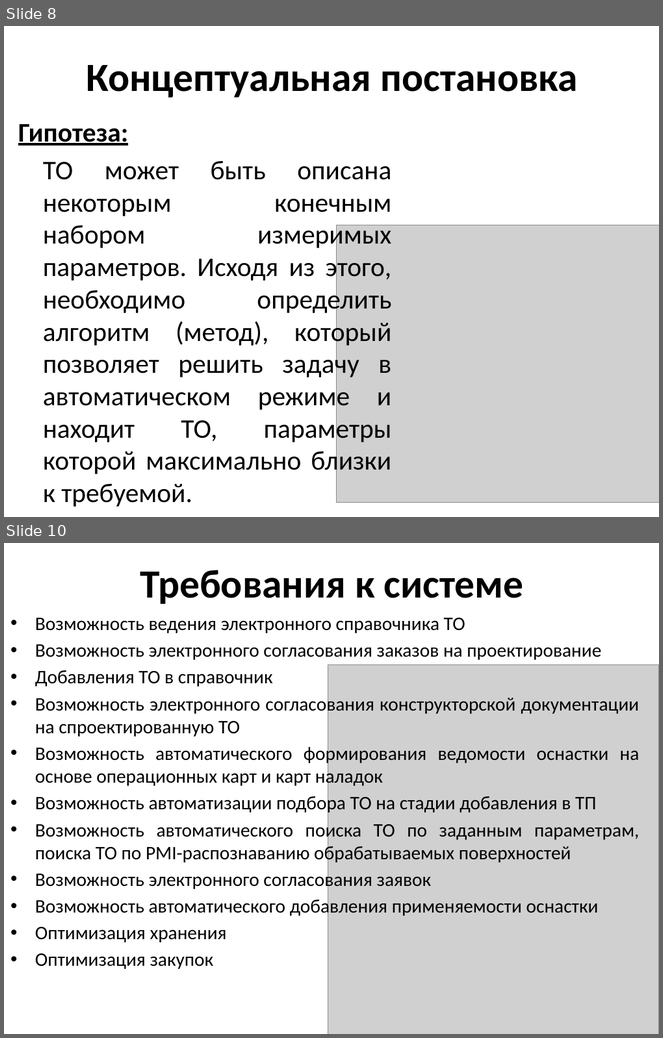
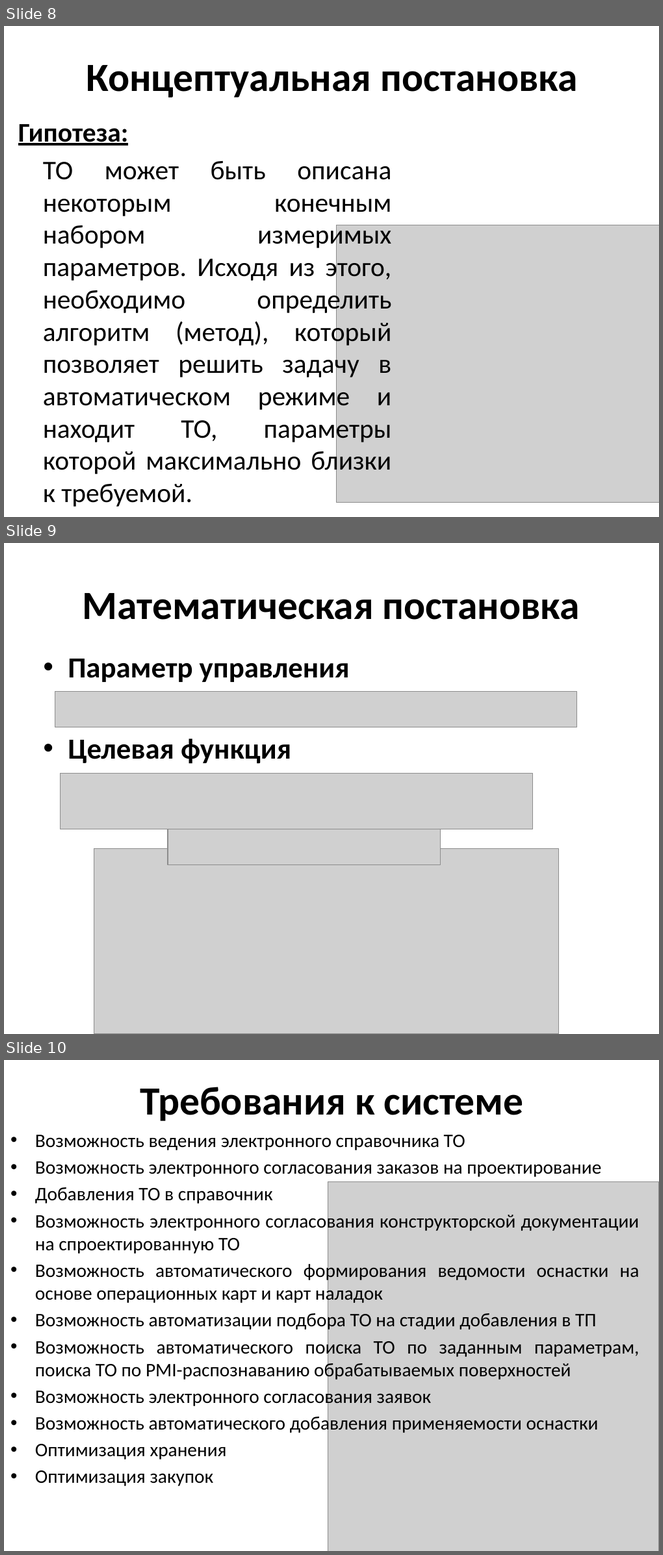
Before and after one commit to JulkaBotalova/NIR, a slide deck: НИР/Выступление 14.05.pptx. Shown one above the other, each under a label of ours: slides 8 and 10 before the commit, slides 8, 9 and 10 after it; the slides between them are not shown. The pictures are 663x1038 and 663x1555 pixels, drawn with LibreOffice and Linux fonts; fonts in the diff are those of the drawing; grey boxes stand for pictures. Boxes give left, top, right and bottom in pixels: in the first picture for what was removed or moved away, otherwise in the second. Text is boxed around its words. In the diff, an @@ line names an element or a change of style, - is before the commit and + after.

```diff
--- a/НИР/Выступление 14.05.pptx
+++ b/НИР/Выступление 14.05.pptx
@@ slide 9 added at box(4, 543, 659, 1034), background #FFFFFF @@
@@ title added at box(83, 593, 580, 620), 44 pt, text #000000, bold @@
+Математическая постановка
@@ text added at box(68, 659, 350, 764), 32 pt, text #000000, bold @@
+• Параметр управления
+• Целевая функция
@@ picture added at box(55, 692, 577, 728) @@
@@ picture added at box(61, 774, 532, 830) @@
@@ picture added at box(168, 830, 440, 865) @@
@@ picture added at box(94, 849, 559, 1034) @@
```
Also in this commit, not shown: 2 slides changed, 3 other slides added, 1 slide removed, 1 other file.
